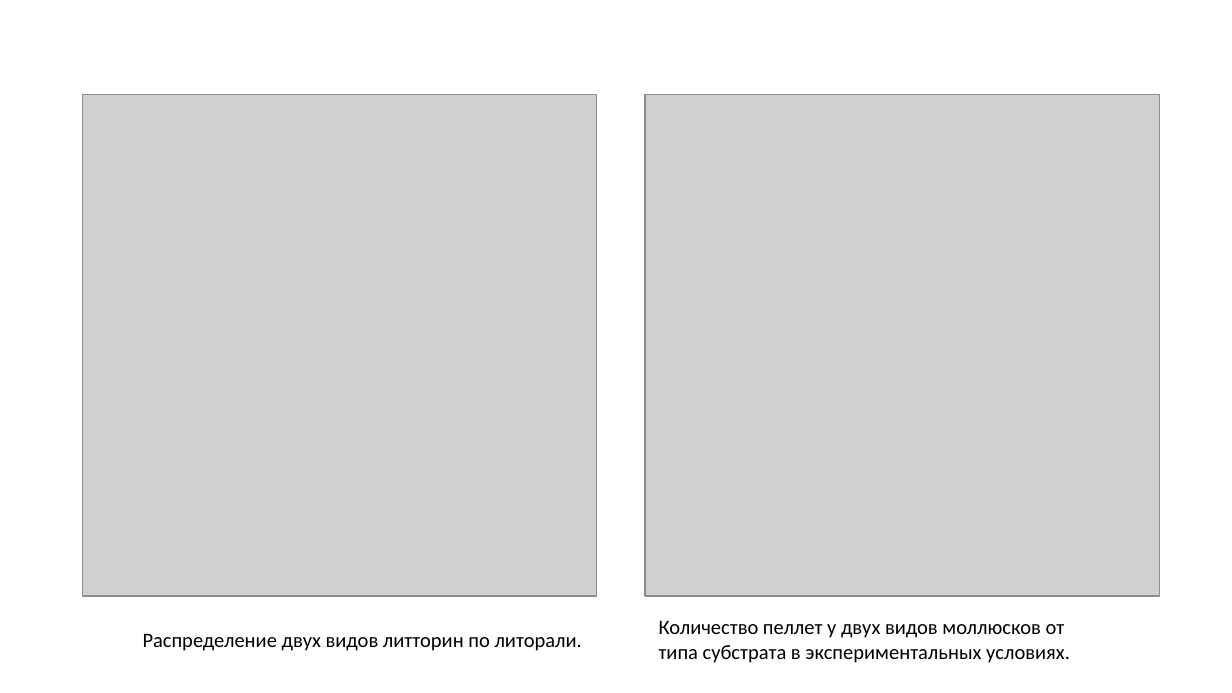
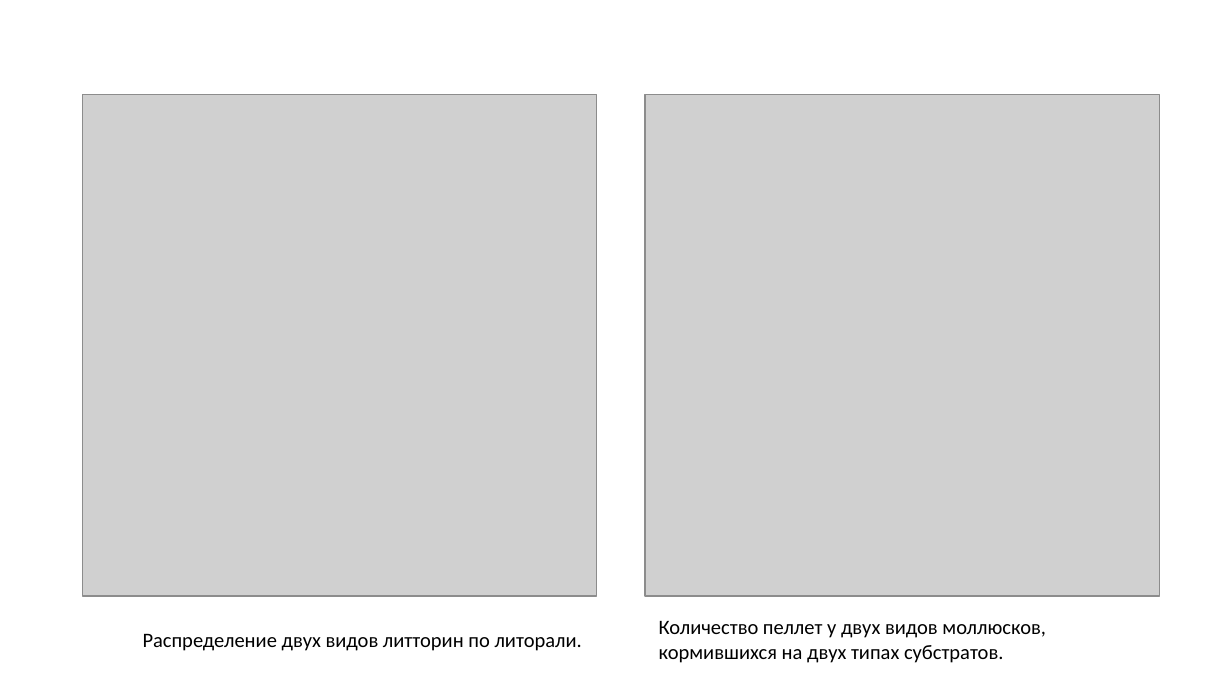
Before and after one commit to polydora/Paper_2024, a slide deck: slide 2 of Sasha_Britikov/Final_version/Бритиков_Э03.pptx. Drawn at 1232x693 pixels with LibreOffice and Linux fonts; fonts in the diff are those of the drawing; grey boxes stand for pictures. Boxes give left, top, right and bottom in pixels: in the first picture for what was removed or moved away, otherwise in the second. Text is boxed around its words. In the diff, an @@ line names an element or a change of style, - is before the commit and + after.

```diff
--- a/Sasha_Britikov/Final_version/Бритиков_Э03.pptx
+++ b/Sasha_Britikov/Final_version/Бритиков_Э03.pptx
@@ text at [659, 621, 1046, 663]: text changed @@
-Количество пеллет у двух видов моллюсков от типа субстрата в экспериментальных условиях.
+Количество пеллет у двух видов моллюсков, кормившихся на двух типах субстратов.
```
